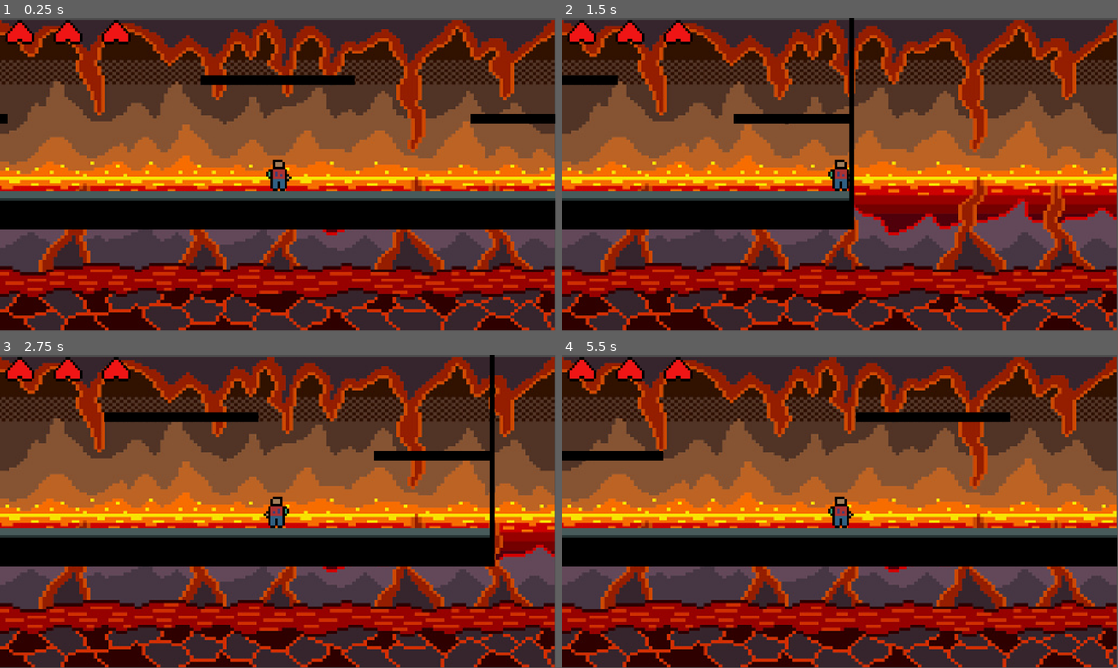
Above: before the commit, frames 1-4 (two rows, left to right).
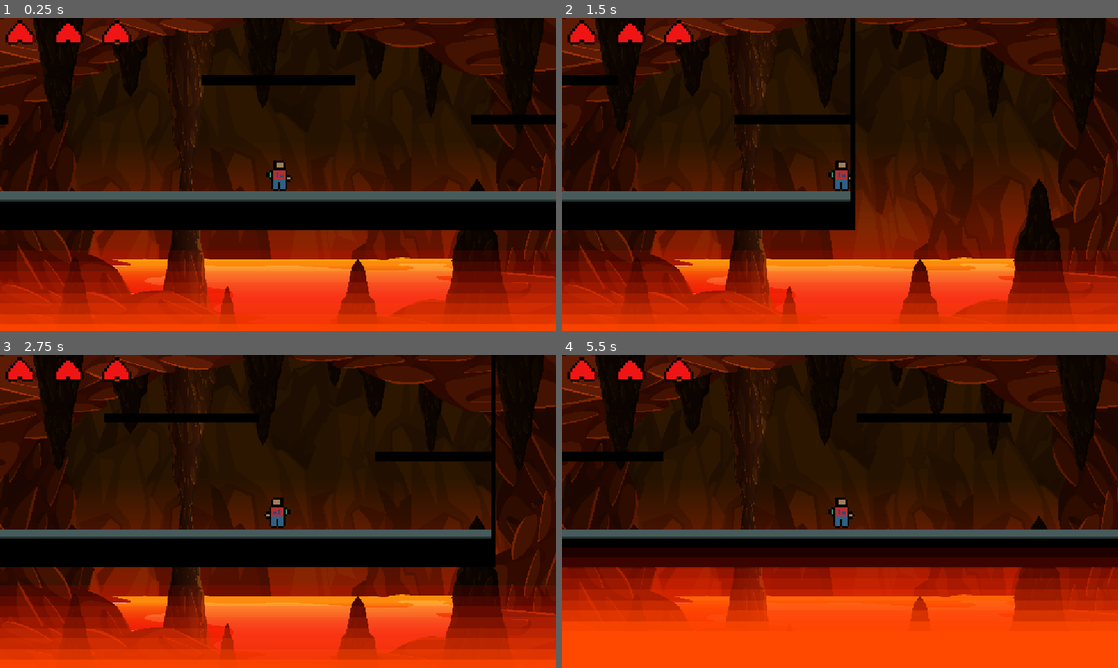
Above: after the commit, the same moments.

Repository: krvr808/rough-draft-1
Game: Godot game, scene res://assets/things/game.tscn
Same seed, same stepped clock (60 frames per second), same inputs: the game is played once before the commit and once after it.
Inputs:
- Up to frame 1 (0.25 s): no input
- Up to frame 2 (1.5 s): tap Enter at 0.5 s; hold C (Crouch) 0.53-1.28 s; hold Right (ui_right) from 0.53 s (still down); tap Space (Jump) at 0.77 s; tap Shift (Dash) at 1.35 s
- Up to frame 3 (2.75 s): tap Space (Jump) at 1.52 s; release Right (ui_right) at 2.03 s; hold Left (ui_left) from 2.03 s (still down); hold C (Crouch) from 2.03 s (still down)
- Up to frame 4 (5.5 s): release Left (ui_left) at 2.78 s; release C (Crouch) at 2.78 s; hold Right (ui_right) 2.78-4.28 s; tap Shift (Dash) at 2.85, 4.35 s; tap Space (Jump) at 3.02, 3.77, 4.25, 4.52 s; hold C (Crouch) 3.53-4.28 s; hold Left (ui_left) 4.28-5.03 s; hold Right (ui_right) from 5.03 s (still down); hold C (Crouch) from 5.03 s (still down)
In our replay, the window is 799x449 before the commit and 800x450 after it. These sizes can differ from the game's own. Grey fills any space a smaller window leaves; there, only what the larger window draws over its background counts as a difference.

The runs differ from the first frame. In frame 1, 81% of the frame differs, in the area x 0-100%, y 0-100%; in frame 2, 86%; in frame 3, 82%; in frame 4, 88%.

Commit message:
Background

Diff:
--- a/assets/scripts/Ideascript.gd
+++ b/assets/scripts/Ideascript.gd
@@ -11,6 +11,7 @@
 #add kid pickups and counter
 #end credits
 
+
 #crouch = https://www.youtube.com/watch?v=Ou392X478vY
 #wall jump = https://www.youtube.com/watch?v=S_b0c4i36FY
 #attack animation smooth = https://www.youtube.com/watch?v=KS837a-TFRc&pp=0gcJCfwJAYcqIYzv
@@ -21,3 +22,10 @@
 #https://www.youtube.com/watch?v=BZXY0TuI0F0 enemies
 #https://www.youtube.com/watch?v=EDOLMZg-loQ grappling hook
 #https://www.youtube.com/watch?v=JVR-w-o2TII projectile
+#https://www.youtube.com/watch?v=xGLGcUZ1jW0 death from zone
+#https://www.youtube.com/watch?v=SNWpFTer-YU player knockback
+
+
+
+
+#Vecteezy.com, Matt Cole
--- /dev/null
+++ b/assets/scripts/LavaDeath.gd
@@ -0,0 +1,8 @@
+extends Sprite2D
+
+@onready var player: Player = $"../Player"
+
+# Called every frame. 'delta' is the elapsed time since the previous frame.
+func _process(delta: float) -> void:
+	if player.global_position.y + 180 < self.global_position.y:
+		self.global_position.y = player.global_position.y + 180;
--- a/assets/things/game.tscn
+++ b/assets/things/game.tscn
@@ -1,16 +1,17 @@
-[gd_scene load_steps=19 format=4 uid="uid://cw84n6y71sc8u"]
+[gd_scene load_steps=22 format=4 uid="uid://cw84n6y71sc8u"]
 
 [ext_resource type="Texture2D" uid="uid://dno5werjaqjx8" path="res://assets/sprites/spriteblockground.png" id="1_4rbwq"]
 [ext_resource type="Script" uid="uid://m7rtho3a4fnv" path="res://assets/things/game.gd" id="1_bckn3"]
 [ext_resource type="PackedScene" uid="uid://cbdh1vwhgll4" path="res://assets/things/turret_enemy.tscn" id="2_goi7y"]
 [ext_resource type="Texture2D" uid="uid://dg0blusf80usl" path="res://assets/sprites/wallleft.png" id="2_m23e4"]
 [ext_resource type="Texture2D" uid="uid://d22n2bgauvaxx" path="res://assets/sprites/wallright.png" id="3_ix7d4"]
-[ext_resource type="Texture2D" uid="uid://cjd0a31lrcmjt" path="res://assets/sprites/istockphoto-1126952398-170667a.jpg" id="3_po8j3"]
+[ext_resource type="Texture2D" uid="uid://b8fhcui2kqee8" path="res://assets/scripts/jlwd_2ucy_201006.jpg" id="3_po8j3"]
 [ext_resource type="PackedScene" uid="uid://0j7cg004rnsx" path="res://assets/things/player.tscn" id="4_lsnf2"]
 [ext_resource type="Texture2D" uid="uid://bwklt2452fu2k" path="res://assets/sprites/crouchroof.png" id="4_m23e4"]
 [ext_resource type="Texture2D" uid="uid://dlje07gu68rga" path="res://assets/sprites/hellplatform.png" id="6_ix7d4"]
 [ext_resource type="PackedScene" uid="uid://7l0qeym585yl" path="res://assets/things/heartcontainers.tscn" id="7_lsnf2"]
 [ext_resource type="PackedScene" uid="uid://crbl7wc3mllu2" path="res://assets/things/wall.tscn" id="10_po8j3"]
+[ext_resource type="Script" uid="uid://bwnd2h6h76k3f" path="res://assets/scripts/LavaDeath.gd" id="12_8oj6v"]
 
 [sub_resource type="PhysicsMaterial" id="PhysicsMaterial_bckn3"]
 
@@ -55,6 +56,13 @@
 sources/3 = SubResource("TileSetAtlasSource_ix7d4")
 sources/4 = SubResource("TileSetAtlasSource_lsnf2")
 
+[sub_resource type="Gradient" id="Gradient_1p5j7"]
+colors = PackedColorArray(1, 0, 0, 0, 1, 0.283333, 0, 1)
+
+[sub_resource type="GradientTexture2D" id="GradientTexture2D_nunmn"]
+gradient = SubResource("Gradient_1p5j7")
+fill_to = Vector2(0, 0.133028)
+
 [node name="Game" type="Node2D"]
 script = ExtResource("1_bckn3")
 
@@ -66,8 +74,8 @@
 
 [node name="HellBackground" type="Sprite2D" parent="Player"]
 z_index = -10
-position = Vector2(-0.499991, 0.500005)
-scale = Vector2(0.453831, 0.380531)
+position = Vector2(6.67572e-06, 0)
+scale = Vector2(0.0377606, 0.0356262)
 texture = ExtResource("3_po8j3")
 
 [node name="HUD" type="CanvasGroup" parent="Player"]
@@ -89,3 +97,9 @@
 
 [node name="Wall" parent="." instance=ExtResource("10_po8j3")]
 position = Vector2(-448, -30)
+
+[node name="Lava" type="Sprite2D" parent="."]
+position = Vector2(-129, 176)
+scale = Vector2(21.875, 4.375)
+texture = SubResource("GradientTexture2D_nunmn")
+script = ExtResource("12_8oj6v")
--- a/assets/things/player.tscn
+++ b/assets/things/player.tscn
@@ -31,6 +31,9 @@
 collision_layer = 2
 script = ExtResource("1_egv2f")
 
+[node name="Camera2D" type="Camera2D" parent="."]
+zoom = Vector2(5, 5)
+
 [node name="CrouchShape" type="CollisionShape2D" parent="."]
 position = Vector2(0, 1)
 shape = SubResource("CapsuleShape2D_1ef3n")
@@ -55,10 +58,6 @@
 wait_time = 0.7
 one_shot = true
 
-[node name="Camera2D" type="Camera2D" parent="."]
-zoom = Vector2(5, 5)
-metadata/_edit_lock_ = true
-
 [node name="Heart_loss_timer" type="Timer" parent="."]
 autostart = true
 
--- a/project.godot
+++ b/project.godot
@@ -14,6 +14,10 @@
 run/main_scene="uid://cw84n6y71sc8u"
 config/features=PackedStringArray("4.4", "GL Compatibility")
 config/icon="res://icon.svg"
+
+[display]
+
+window/stretch/mode="canvas_items"
 
 [global_group]
 
Not shown, added: assets/scripts/LavaDeath.gd.uid
Binary file added: assets/scripts/jlwd_2ucy_201006.jpg
Not shown, added: assets/scripts/jlwd_2ucy_201006.jpg.import
Binary file added: assets/scripts/vecteezy_burst-effect-with-falling-fire-sparks_12746751.jpg
Not shown, added: assets/scripts/vecteezy_burst-effect-with-falling-fire-sparks_12746751.jpg.import
